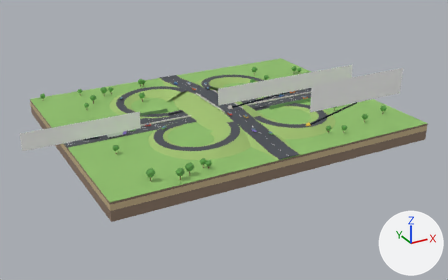
The glTF model ar-labor/models/autopalya-csomopont-feliratok-en.glb, before and after one commit.
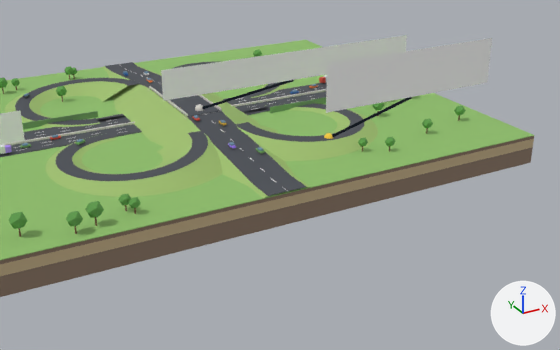
Old and new are each drawn whole from a camera (50 mm lens) standing at (-0.396, -0.736, 0.32) and looking at (-0.014, -0.04, -0.027) and again close up from a camera (50 mm lens) standing at (-0.233, -0.593, 0.221) and looking at (0.018, -0.138, -0.007). Lighting does not change. The marker at lower right points along +X, +Y and +Z. The last two pictures show the newer version. Where no turn or scale is listed for an object, it has been applied to the vertices. Vertices at exactly the same position are counted once.

The scene before the commit, as lines of its bpy script (objects in view):
```python
me_mesh_10 = bpy.data.meshes.new('Mesh_10')
me_mesh_10.from_pydata(...)  # 348 vertices, 580 faces; spans x -0.209..0.209, y -0.17..0.17, z -0.006..0.006
me_mesh_10.materials.append(mat_m_5e9e4a)  # green #5e9e4a
me_mesh_108 = bpy.data.meshes.new('Mesh_108')
me_mesh_108.from_pydata([(-0.0741, 0.0, 0.0177), (-0.0741, 0.0, -0.0177), (0.0741, 0.0, 0.0177), (0.0741, 0.0, -0.0177)], [], [(0, 1, 2), (2, 1, 3)])
me_mesh_108.materials.append(mat_lbl_6)  # its picture is missing
me_mesh_109 = bpy.data.meshes.new('Mesh_109')
me_mesh_109.from_pydata(...)  # 12 vertices, 12 faces; spans x -0.0242..0.0242, y -0.0201..0.0201, z -0.0193..0.0193
me_mesh_109.materials.append(mat_lbl_line)
ob_label_6 = bpy.data.objects.new('label_6', me_mesh_108)
ob_label_6.location = (0.1167, -0.1583, 0.061)
ob_label_line_7 = bpy.data.objects.new('label_line_7', me_mesh_109)
ob_label_line_7.location = (0.0933, -0.1392, 0.025)
ob_taj_m_5e9e4a = bpy.data.objects.new('taj_m_5e9e4a', me_mesh_10)
ob_taj_m_5e9e4a.location = (-0.0054, -0.0041, 0.0106)
# also in view: 'taj_m_8fbf6a' at (0.0, 0.0, 0.0); 'label_0' at (-0.217, -0.067, 0.038); 'taj_m_c9b48c' at (0.0, 0.0, -0.006); 'taj_m_4a4e55' at (0.0, 0.0, 0.008); 'taj_m_9fbf6e' at (0.0, 0.0, 0.008)
```
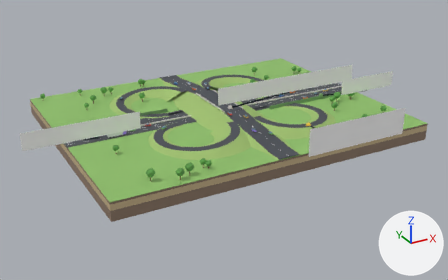
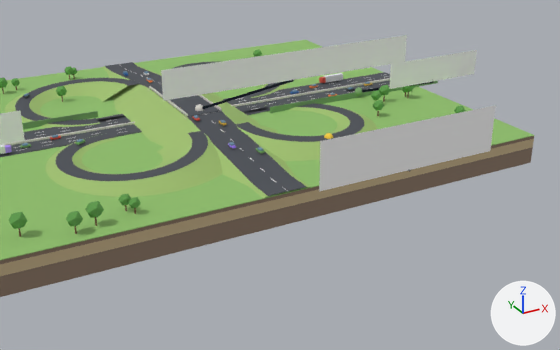
Where the newer file only moved an object's origin or applied its transform, the numbers keep the older frame.

What the commit changed:
me_mesh_109 is used by ob_label_line_7; location (0.0933, -0.1392, 0.025).
me_mesh_109 had 12 vertices, 12 faces and spanned x -0.0242..0.0242, y -0.0201..0.0201, z -0.0193..0.0193.
me_mesh_109 now has 12 vertices, 12 faces and spans x -0.0244..-0.0056, y -0.0611..0.0194, z -0.0195..-0.0172.
Part 1, on me_mesh_109:
Vertex 0 of me_mesh_109 moves from (0.0231, -0.0201, 0.0177) at pixel (411, 98) to (-0.0069, -0.0609, -0.0195) at pixel (409, 171).
Vertex 1 of me_mesh_109 moves from (-0.0236, 0.0182, -0.019) to (-0.0236, 0.0191, -0.0195).
Vertex 2 of me_mesh_109 moves from (0.0239, -0.0194, 0.0173) at pixel (411, 98) to (-0.0058, -0.0607, -0.0191) at pixel (410, 170).
Vertex 3 of me_mesh_109 moves from (-0.0227, 0.0189, -0.0193) to (-0.0225, 0.0193, -0.0191).
Vertex 4 of me_mesh_109 moves from (0.0242, -0.0184, 0.018) at pixel (411, 97) to (-0.0056, -0.0606, -0.018) at pixel (411, 169).
Vertex 5 of me_mesh_109 moves from (-0.0225, 0.0199, -0.0187) to (-0.0222, 0.0194, -0.018).
Vertex 6 of me_mesh_109 moves from (0.0236, -0.0182, 0.019) at pixel (410, 95) to (-0.0064, -0.0608, -0.0172) at pixel (410, 168).
Vertex 7 of me_mesh_109 moves from (-0.0231, 0.0201, -0.0177) to (-0.0231, 0.0192, -0.0172).
Vertex 8 of me_mesh_109 moves from (0.0227, -0.0189, 0.0193) at pixel (410, 95) to (-0.0075, -0.061, -0.0175) at pixel (409, 169).
Vertex 9 of me_mesh_109 moves from (-0.0239, 0.0194, -0.0173) to (-0.0242, 0.019, -0.0175).
Vertex 10 of me_mesh_109 moves from (0.0225, -0.0199, 0.0187) at pixel (410, 97) to (-0.0078, -0.0611, -0.0187) at pixel (408, 170).
Vertex 11 of me_mesh_109 moves from (-0.0242, 0.0184, -0.018) to (-0.0244, 0.0189, -0.0187).
Object 'label_6' (ob_label_6) moves from (0.1167, -0.1583, 0.061) to (0.0867, -0.2, 0.0244).

Where the change shows, as pixel boxes [x1, y1, x2, y2] in the close-ups (560 x 350 px):
'label_6', moved
    before: [326, 38, 492, 113]
    after: [319, 105, 496, 191]
'label_line_7', reshaped (not visible afterwards)
    before: [332, 96, 412, 137]
